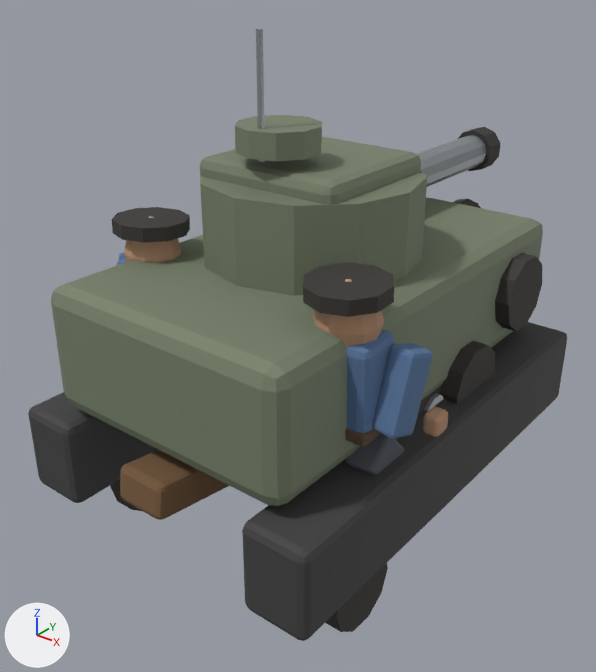
Renders of the glTF model src/assets/models/siege_rig.glb from each side of a commit.
Rendered twice from a camera (50 mm lens) standing at (2.4, -3.2, 2.57) and looking at (-0.1, -0.07, 0.64). Arrows for +X, +Y and +Z are at lower left; the lights stay in place. The older version comes first. Both versions are drawn at frame 9 of the action 'Walk_Loop'; the numbers are the values there. Vertices at exactly the same position are counted once.

Names of what the first picture shows: 'GEO-Cannon-Siege-Wood', 'GEO-Crew-Crew-Coat', 'GEO-Crew-Crew-Skin', 'GEO-Crew-Crew-Trousers', 'GEO-Crew-Siege-Dark', 'GEO-Tank-Siege-Dark', 'GEO-Tank-Siege-Metal', 'GEO-Tank-Tank-Hull', 'GEO-Tank-Tank-Track' and 3 more.
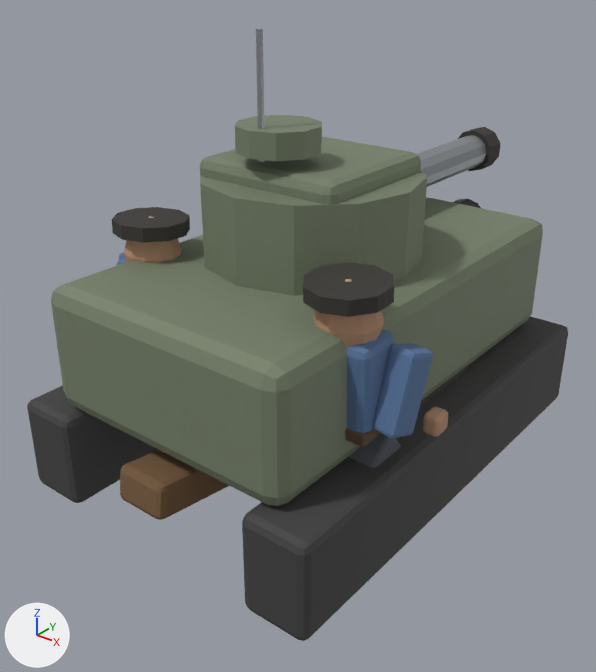
The edits, one by one:
me_cylinder_022 is used by ob_geo_tank_siege_dark; location (0.0, 0.0, 0.0).
me_cylinder_022 had 180 vertices, 324 faces and spanned x -0.78..0.78, y -0.9..1.69, z -0.39..1.48.
me_cylinder_022 now has 180 vertices, 324 faces and spans x -0.78..0.78, y -1.11..1.69, z 0.01..1.48.
me_cylinder_022 part 1: the loose piece of 20 vertices spanning x 0.66..0.78, y -0.9..-0.48, z -0.39..0.01 is moved by (0.0, -0.21, 0.4).
me_cylinder_022 part 2: the loose piece of 20 vertices spanning x 0.66..0.78, y 0.09..0.51, z 0.29..0.69 is moved by (0.0, 0.0, -0.28).
me_cylinder_022 part 3: the loose piece of 20 vertices spanning x 0.66..0.78, y 0.59..1.01, z 0.63..1.03 is moved by (0.0, 0.1, -0.62).
me_cylinder_022 part 4: the loose piece of 20 vertices spanning x -0.78..-0.66, y -0.9..-0.48, z -0.39..0.01 is moved by (0.0, -0.21, 0.4).
Other edits to the shape of me_cylinder_022 do not show in these pictures.
me_cube_005 is used by ob_geo_tank_tank_track; location (0.0, 0.0, 0.0).
me_cube_005 had 112 vertices, 216 faces and spanned x -0.89..0.89, y -1.27..1.27, z 0.0..0.46.
me_cube_005 now has 112 vertices, 216 faces and spans x -0.89..0.89, y -1.27..1.27, z 0.0..0.5.
me_cube_005 part 5: the whole mesh is scaled about the mesh origin by (1, 1, 1.1).

Location of each change, [x1, y1, x2, y2] in pixels of the pictures (596 x 672 px; the box of a moved part takes in the faces that stretch with it):
'GEO-Tank-Tank-Track', rescaled: before [28, 322, 567, 641]; after [27, 316, 568, 641]
'GEO-Tank-Siege-Dark', reshaped: before [110, 127, 542, 632]; after [458, 127, 501, 171]
part 1 of me_cylinder_022, moved or reshaped (not visible afterwards): before [325, 563, 388, 632]
part 2 of me_cylinder_022, moved or reshaped (not visible afterwards): before [440, 341, 495, 404]
part 3 of me_cylinder_022, moved or reshaped (not visible afterwards): before [495, 253, 542, 331]
part 4 of me_cylinder_022, moved or reshaped (not visible afterwards): before [110, 480, 142, 511]
part 5 of me_cube_005, moved or reshaped: before [28, 322, 567, 624]; after [27, 316, 568, 624]
